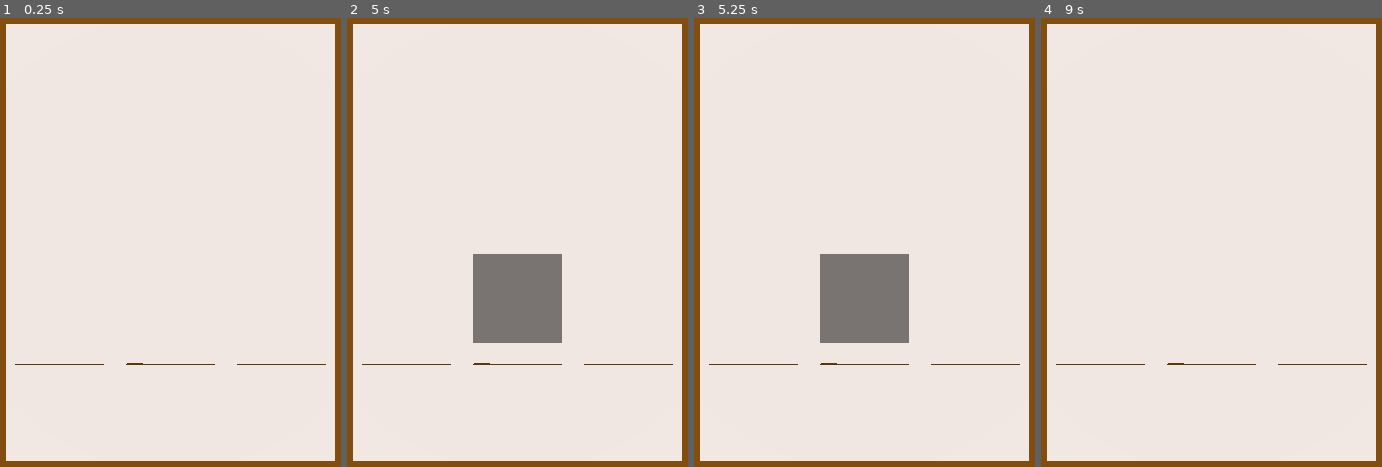
Above: before the commit, frames 1-4 (left to right).
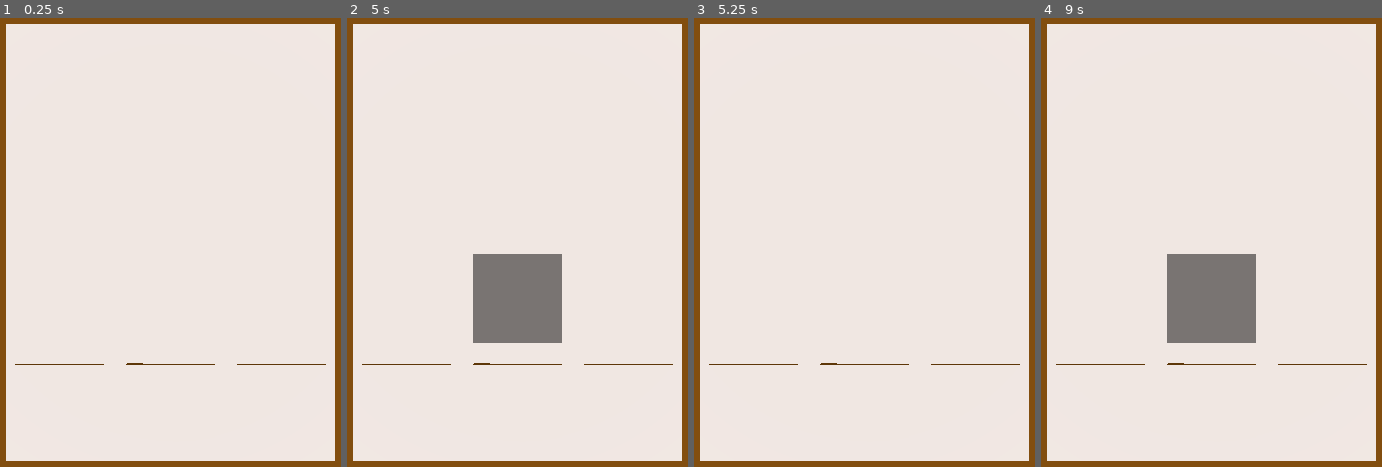
Above: after the commit, the same moments.

Repository: vitalya-dev/Catch-the-Lion
Game: Godot game, scene res://scenes/Main.tscn
Same seed, same stepped clock (60 frames per second), same inputs: the game is played once before the commit and once after it.
Inputs (mouse positions are in pixels of both pictures, inside the frame that each line leads up to):
- Up to frame 1 (0.25 s): no input
- Up to frame 2 (5 s): tap Enter at 0.5, 2, 3.5 s; move the mouse to (outside the picture) at 0.52 s; click (outside the picture) at 0.67 s; tap Space at 1.25, 2.75, 4.25 s; move the mouse to (357, 264) at 1.27 s; click (357, 264) at 1.42 s; move the mouse to (595, 143) at 2.02 s; click (595, 143) at 2.17 s; move the mouse to (476, 332) at 2.77 s; click (476, 332) at 2.92 s; move the mouse to (outside the picture) at 3.52 s; click (outside the picture) at 3.67 s; move the mouse to (outside the picture) at 4.27 s; click (outside the picture) at 4.42 s
- Up to frame 3 (5.25 s): move the mouse to (905, 242) at 5.02 s; click (905, 242) at 5.17 s
- Up to frame 4 (9 s): move the mouse to (1092, 130) at 5.77 s; click (1092, 130) at 5.92 s; move the mouse to (outside the picture) at 6.52 s; click (outside the picture) at 6.67 s; move the mouse to (1051, 264) at 7.27 s; click (1051, 264) at 7.42 s; move the mouse to (1289, 143) at 8.02 s; click (1289, 143) at 8.17 s; move the mouse to (1170, 332) at 8.77 s; click (1170, 332) at 8.92 s

Frames 1-2 are identical in both runs. In frame 3, 5.2% of the frame differs, in the area x 36-64%, y 52-73%; in frame 4, 5.2%.

Commit message:
Working.

Diff:
--- a/scenes/Main.tscn
+++ b/scenes/Main.tscn
@@ -1,6 +1,6 @@
 [gd_scene load_steps=15 format=3 uid="uid://b7hgg3b2gex8p"]
 
-[ext_resource type="Script" path="res://scenes/Main.gd" id="1_2phso"]
+[ext_resource type="Script" path="res://scripts/Main.gd" id="1_2phso"]
 [ext_resource type="ArrayMesh" uid="uid://bkvsl3nxqq1bc" path="res://assets/models/Chick.obj" id="1_l1hwv"]
 [ext_resource type="Script" path="res://scripts/Board.gd" id="2_ca0ym"]
 [ext_resource type="ArrayMesh" uid="uid://d2k0mntj66255" path="res://assets/models/Elephant.obj" id="2_e8klm"]
--- a/scenes/Main.gd
+++ b/scripts/Main.gd
@@ -11,7 +11,17 @@
 		piece.piece_clicked.connect(_on_piece_clicked)
 
 func _on_board_clicked(grid_pos):
-	print(grid_pos)
+	if selected_piece:
+		move_selected_piece_to_grid_position(grid_pos)
+		_on_piece_clicked(selected_piece)
+
+func move_selected_piece_to_grid_position(grid_pos):
+	var local_pos = Vector3(grid_pos.x - 1, 0, grid_pos.y - 1.5)
+	var global_pos = $Board.to_global(local_pos)
+	selected_piece.global_transform.origin.x = global_pos.x
+	selected_piece.global_transform.origin.z = global_pos.z
+	selected_piece.transform.origin.y = 0
+
 
 func _on_piece_clicked(piece):
 	if selected_piece:
Not shown, changed: docs/game_roadmap.md
